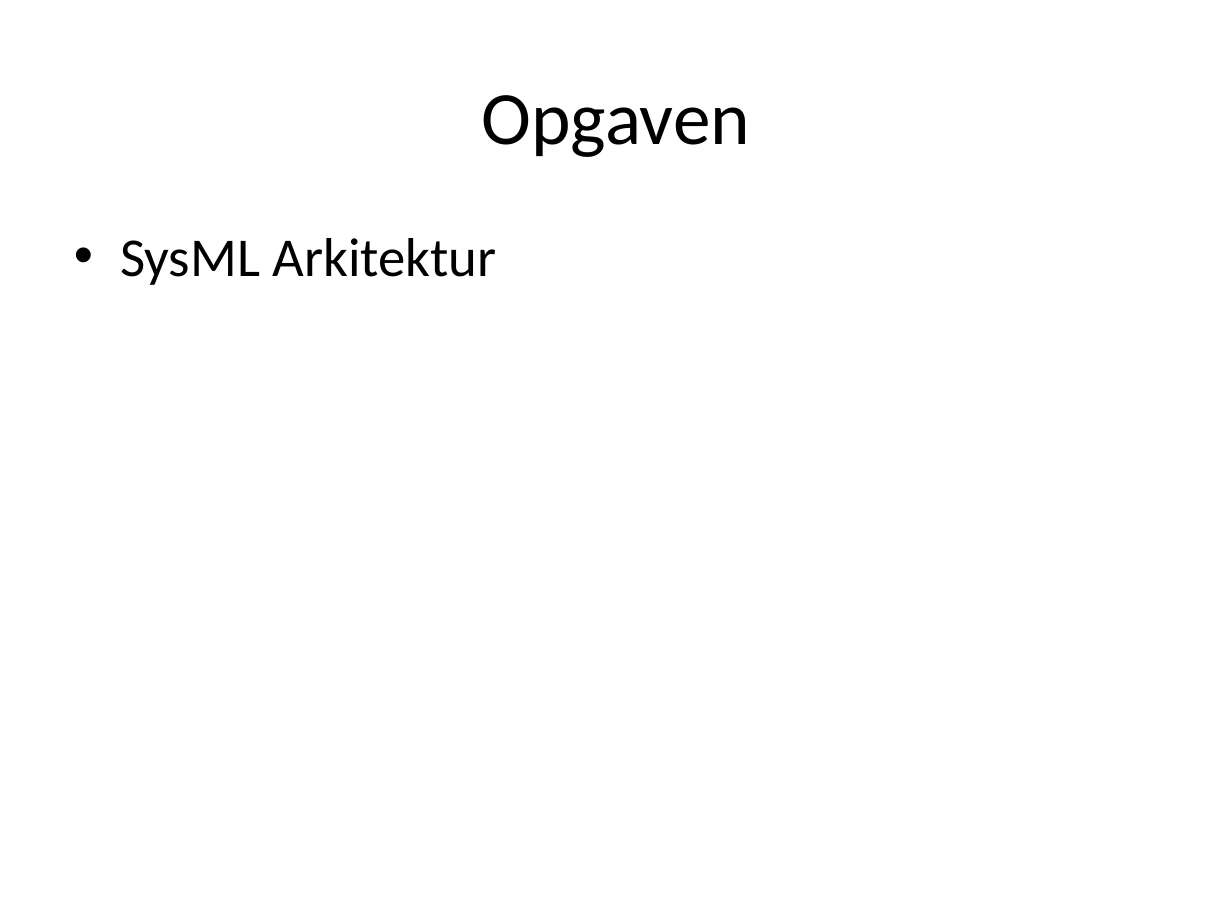
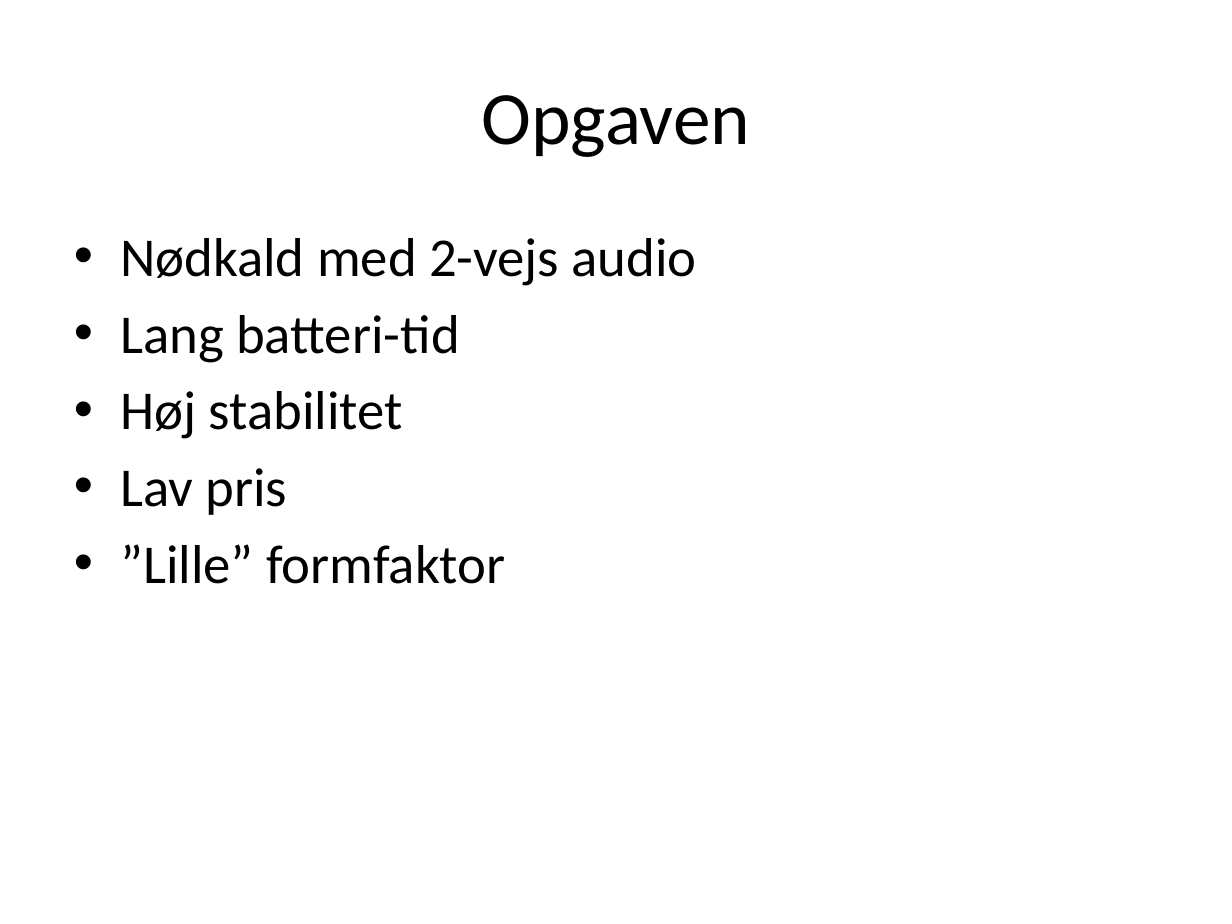
Before and after one commit to ahpoder/masterofit2009, a slide deck: slide 3 of syseng_hwco/proj/Artifact/Presentations/Presentation_exam.pptx. Drawn at 1232x924 pixels with LibreOffice and Linux fonts; fonts in the diff are those of the drawing. Boxes give left, top, right and bottom in pixels: in the first picture for what was removed or moved away, otherwise in the second. Text is boxed around its words. In the diff, an @@ line names an element or a change of style, - is before the commit and + after.

```diff
--- a/syseng_hwco/proj/Artifact/Presentations/Presentation_exam.pptx
+++ b/syseng_hwco/proj/Artifact/Presentations/Presentation_exam.pptx
@@ text at (x1=120, y1=238, x2=697, y2=584): text changed @@
-• SysML Arkitektur
+• Nødkald med 2-vejs audio
+• Lang batteri-tid
+• Høj stabilitet
+• Lav pris
+• ”Lille” formfaktor
```
Also in this commit, not shown: 4 slides added.
